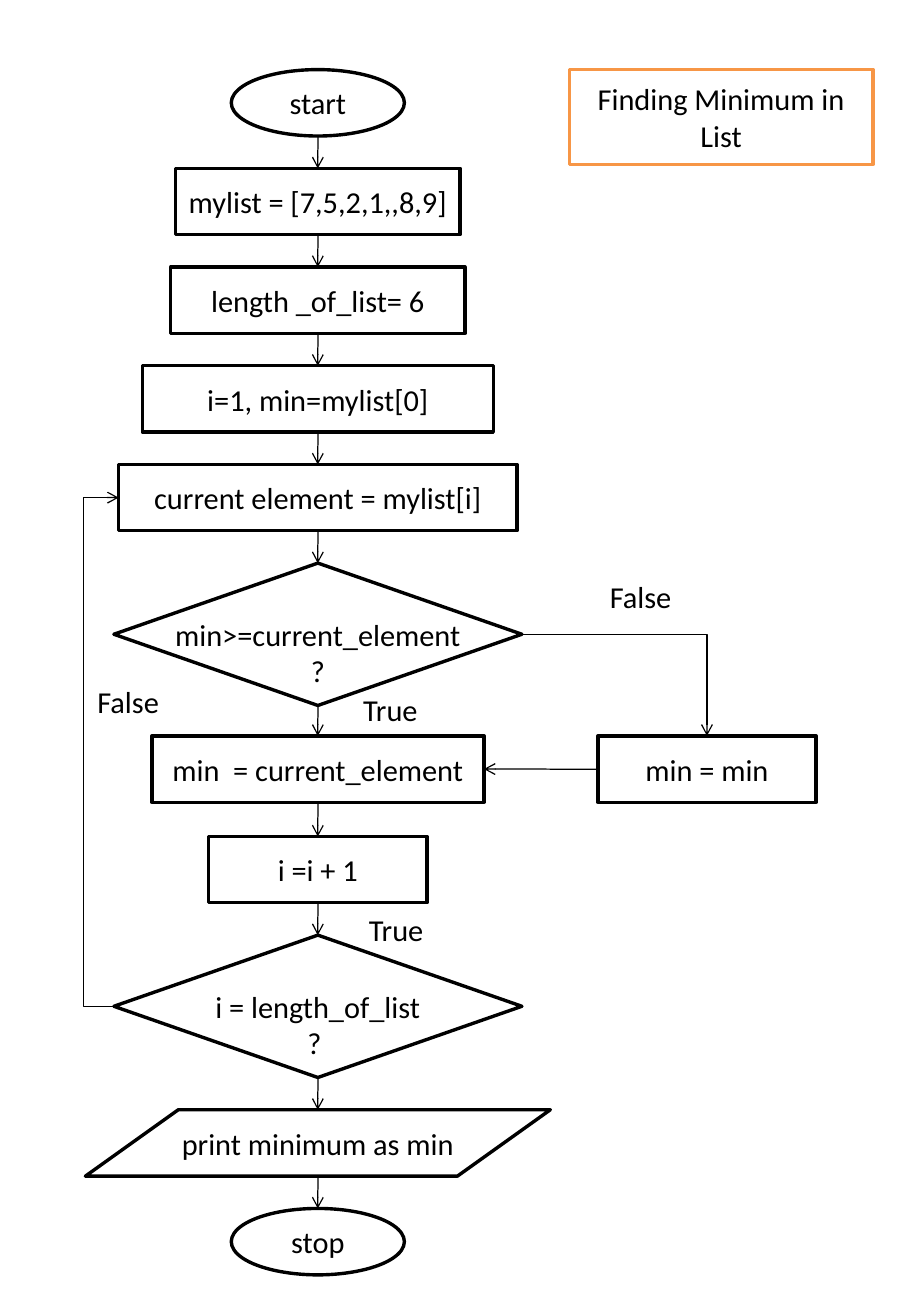
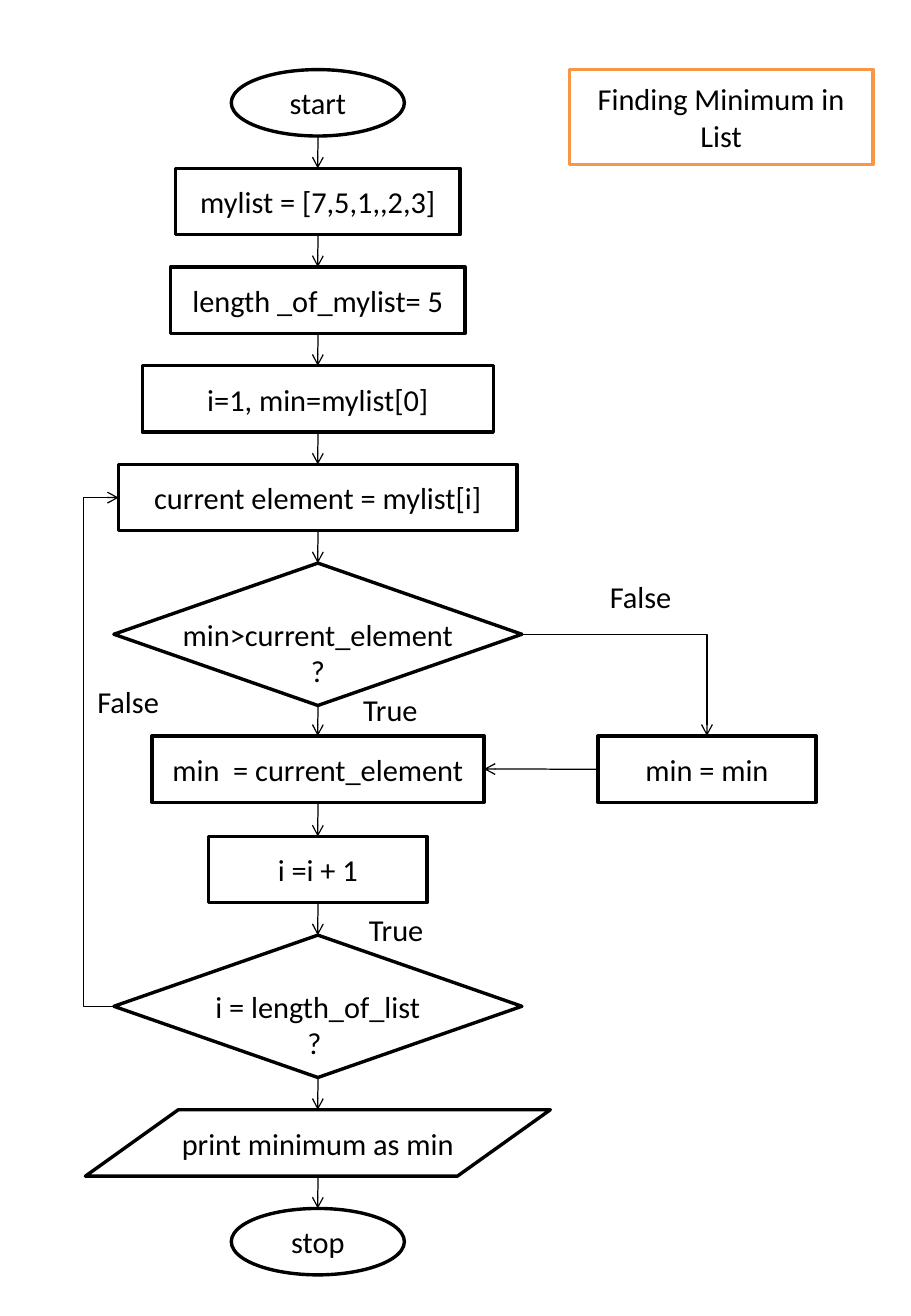
Before and after one commit to rajasekaran36/GE8151-Problem-Solving-and-Python-Programming, a slide deck: slide 4 of Slides/Unit 1/Flow-Charts.pptx. Drawn at 911x1316 pixels with LibreOffice and Linux fonts; fonts in the diff are those of the drawing. Boxes give left, top, right and bottom in pixels: in the first picture for what was removed or moved away, otherwise in the second. Text is boxed around its words. In the diff, an @@ line names an element or a change of style, - is before the commit and + after.

```diff
--- a/Slides/Unit 1/Flow-Charts.pptx
+++ b/Slides/Unit 1/Flow-Charts.pptx
@@ text in rectangle at <box>200,191,435,218</box>: text changed @@
-mylist = [7,5,2,1,,8,9]
+mylist = [7,5,1,,2,3]
@@ text in rectangle at <box>192,291,443,318</box>: text changed @@
-length _of_list= 6
+length _of_mylist= 5
@@ text in diamond at <box>183,625,453,650</box>: text changed @@
-min>=current_element
+min>current_element
```
Also in this commit, not shown: 4 slides added, 8 other files.
